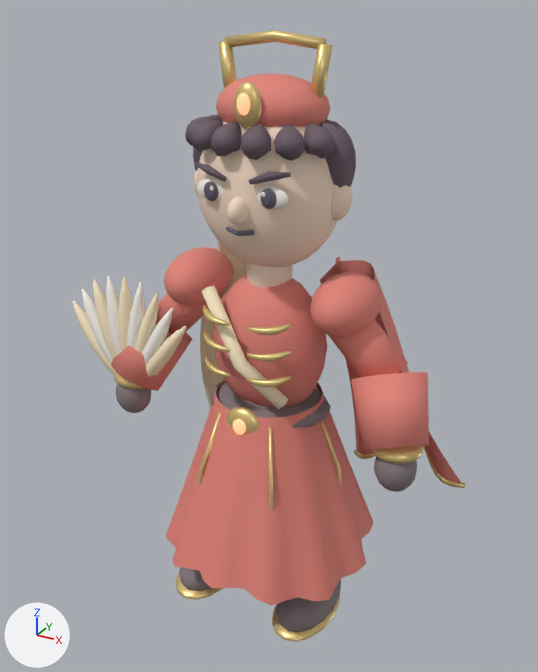
The glTF model samkok/web/models/22-e1.glb, before and after one commit.
Rendered twice from a 50 mm lens placed at (1.74, -3.17, 3.26), pointed at (-0.1, 0.18, 1.59). Every picture has the same lights, and +X, +Y and +Z are marked at lower left. The older version comes first.

Names of what the first picture shows: '22_T1_Crimson Lady_Mesh'.
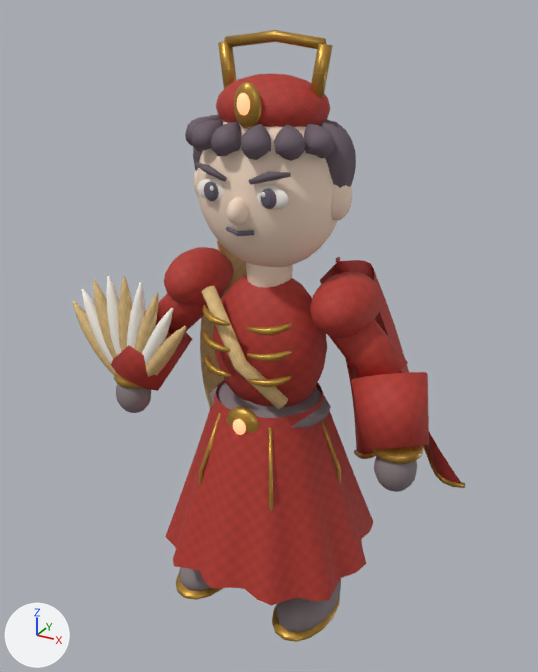
What changed in the scene script:
```text
Add img_surface_normal_false:
    img_surface_normal_false = load_image('surface-normal-False', '_unpacked/surface-normal-False', 256, 256, 'Non-Color')
Add img_engraved_c99a3f:
    img_engraved_c99a3f = load_image('engraved-c99a3f', '_unpacked/engraved-c99a3f', 256, 256, 'sRGB')
Add img_surface_normal_true:
    img_surface_normal_true = load_image('surface-normal-True', '_unpacked/surface-normal-True', 256, 256, 'Non-Color')
Add img_weave_f2cd8b:
    img_weave_f2cd8b = load_image('weave-f2cd8b', '_unpacked/weave-f2cd8b', 256, 256, 'sRGB')
Add img_weave_c53b30:
    img_weave_c53b30 = load_image('weave-c53b30', '_unpacked/weave-c53b30', 256, 256, 'sRGB')
Change mat_silk_c53b30:
    where n0 = _N.new('ShaderNodeBsdfPrincipled'); n0.name = 'Principled BSDF'
    remove n0.inputs[0].default_value = (0.773, 0.231, 0.188, 1.0)  # 'Base Color', pink #e48478
    add n2 = _N.new('ShaderNodeTexImage'); n2.name = 'Image Texture'
    add n2.image = img_weave_c53b30
    add n3 = _N.new('ShaderNodeNormalMap'); n3.name = 'Normal Map'
    add n3.uv_map = 'UVMap'
    add n3.inputs[0].default_value = 0.28  # 'Strength'
    add n4 = _N.new('ShaderNodeTexImage'); n4.name = 'Image Texture.001'
    add n4.image = img_surface_normal_true
    add _L.new(n2.outputs[0], n0.inputs[0])  # 'Color' to 'Base Color'
    add _L.new(n3.outputs[0], n0.inputs[5])  # 'Normal' to 'Normal'
    add _L.new(n4.outputs[0], n3.inputs[1])  # 'Color' to 'Color'
Change mat_accent_f2cd8b:
    where n0 = _N.new('ShaderNodeBsdfPrincipled'); n0.name = 'Principled BSDF'
    remove n0.inputs[0].default_value = (0.949, 0.804, 0.545, 1.0)  # 'Base Color', beige #f9e8c3
    add n2 = _N.new('ShaderNodeTexImage'); n2.name = 'Image Texture'
    add n2.image = img_weave_f2cd8b
    add n3 = _N.new('ShaderNodeNormalMap'); n3.name = 'Normal Map'
    add n3.uv_map = 'UVMap'
    add n3.inputs[0].default_value = 0.28  # 'Strength'
    add n4 = _N.new('ShaderNodeTexImage'); n4.name = 'Image Texture.001'
    add n4.image = img_surface_normal_true
    add _L.new(n2.outputs[0], n0.inputs[0])  # 'Color' to 'Base Color'
    add _L.new(n3.outputs[0], n0.inputs[5])  # 'Normal' to 'Normal'
    add _L.new(n4.outputs[0], n3.inputs[1])  # 'Color' to 'Color'
Change mat_antique_gold:
    where n0 = _N.new('ShaderNodeBsdfPrincipled'); n0.name = 'Principled BSDF'
    remove n0.inputs[0].default_value = (0.788, 0.604, 0.247, 1.0)  # 'Base Color', yellow #e6cc88
    add n2 = _N.new('ShaderNodeTexImage'); n2.name = 'Image Texture'
    add n2.image = img_engraved_c99a3f
    add n3 = _N.new('ShaderNodeNormalMap'); n3.name = 'Normal Map'
    add n3.uv_map = 'UVMap'
    add n3.inputs[0].default_value = 0.45  # 'Strength'
    add n4 = _N.new('ShaderNodeTexImage'); n4.name = 'Image Texture.001'
    add n4.image = img_surface_normal_false
    add _L.new(n2.outputs[0], n0.inputs[0])  # 'Color' to 'Base Color'
    add _L.new(n3.outputs[0], n0.inputs[5])  # 'Normal' to 'Normal'
    add _L.new(n4.outputs[0], n3.inputs[1])  # 'Color' to 'Color'
```

Pixel boxes [x1, y1, x2, y2] of what changed, in the pictures (538 x 672 px):
'22_T1_Crimson Lady_Mesh', surface changed (pink to red): [73, 30, 466, 642] in both
